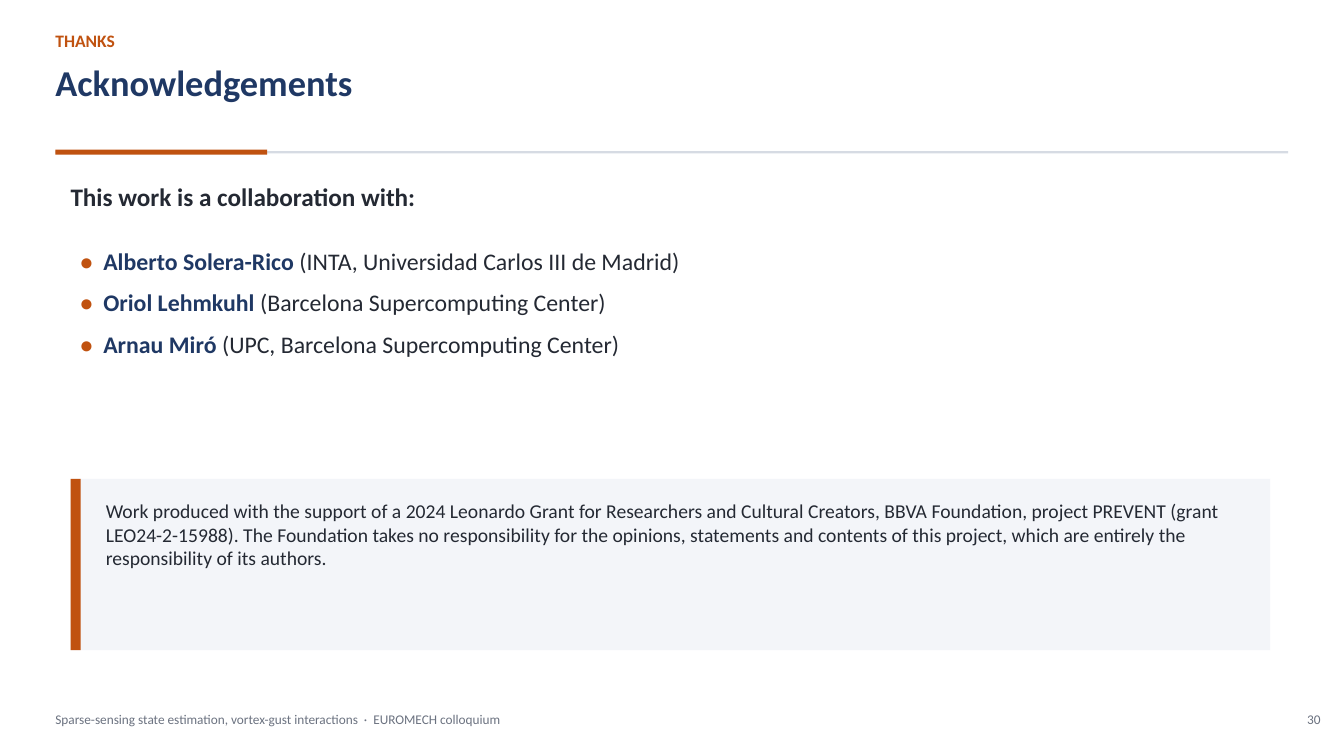
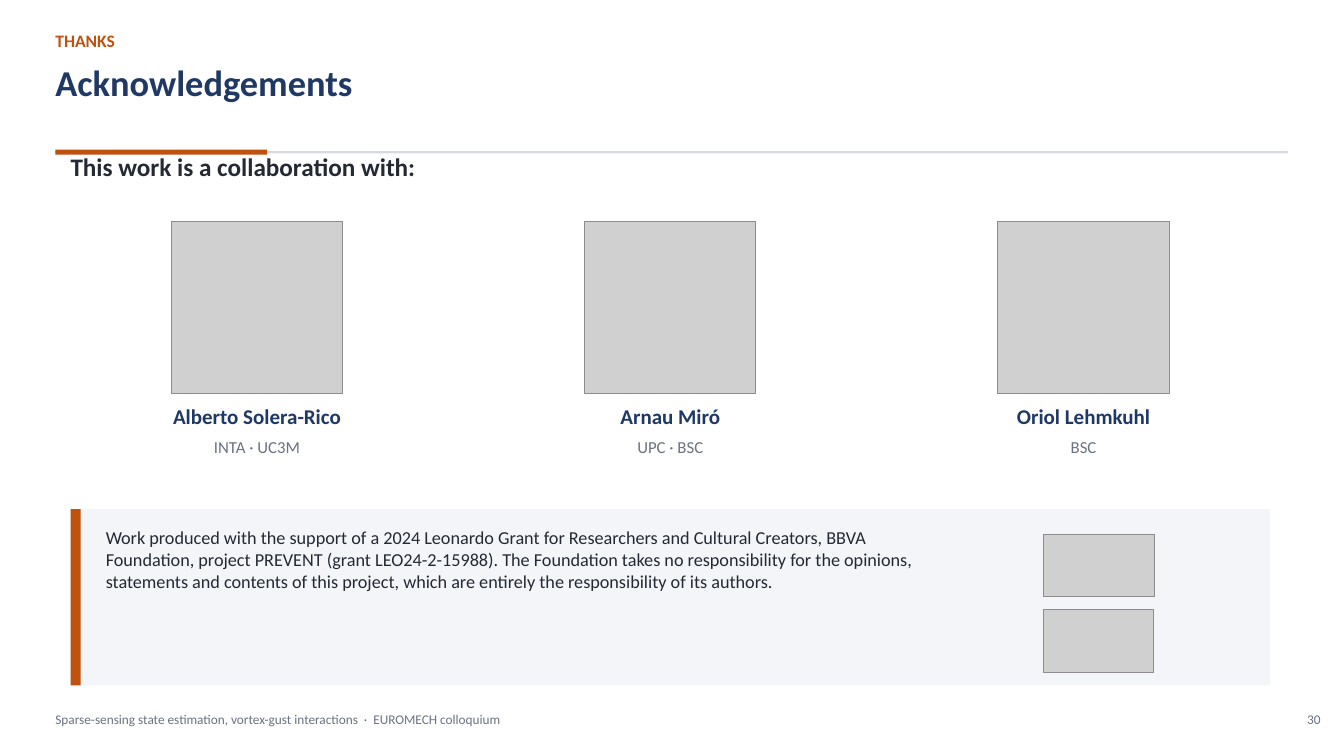
Before and after one commit to sanmi90/GUST-JEPA, a slide deck: slide 30 of paper/talk/euromech_gust_jepa.pptx. Drawn at 1344x756 pixels with LibreOffice and Linux fonts; fonts in the diff are those of the drawing; grey boxes stand for pictures. Boxes give left, top, right and bottom in pixels: in the first picture for what was removed or moved away, otherwise in the second. Text is boxed around its words. In the diff, an @@ line names an element or a change of style, - is before the commit and + after.

```diff
--- a/paper/talk/euromech_gust_jepa.pptx
+++ b/paper/talk/euromech_gust_jepa.pptx
@@ text "This work is a collaboration ..." moved from (x1=71, y1=188, x2=415, y2=206) to (x1=71, y1=158, x2=415, y2=176) @@
@@ picture added at (x1=171, y1=222, x2=343, y2=393) @@
@@ picture added at (x1=585, y1=222, x2=756, y2=393) @@
@@ picture added at (x1=998, y1=222, x2=1170, y2=393) @@
@@ text removed at (x1=103, y1=253, x2=679, y2=357) @@
-• Alberto Solera-Rico (INTA, Universidad Carlos III de Madrid)
-• Oriol Lehmkuhl (Barcelona Supercomputing Center)
-• Arnau Miró (UPC, Barcelona Supercomputing Center)
@@ text added at (x1=173, y1=409, x2=341, y2=453), 15 pt, text #1F3864, bold @@
+Alberto Solera-Rico
+INTA · UC3M
@@ text added at (x1=620, y1=409, x2=720, y2=453), 15 pt, text #1F3864, bold @@
+Arnau Miró
+UPC · BSC
@@ text added at (x1=1017, y1=409, x2=1150, y2=453), 15 pt, text #1F3864, bold @@
+Oriol Lehmkuhl
+BSC
@@ rectangle resized from (x1=71, y1=479, x2=1270, y2=650) to (x1=71, y1=509, x2=1270, y2=686) @@
@@ rectangle resized from (x1=71, y1=479, x2=81, y2=650) to (x1=71, y1=509, x2=81, y2=686) @@
@@ text "Work produced with the support ..." moved from (x1=106, y1=504, x2=1218, y2=568) to (x1=106, y1=531, x2=912, y2=591) @@
@@ text "Work produced with the support ..." at (x1=106, y1=531, x2=912, y2=591): size 14 to 13 pt @@
@@ picture added at (x1=1044, y1=534, x2=1154, y2=597) @@
@@ picture added at (x1=1044, y1=610, x2=1153, y2=673) @@
```
Also in this commit, not shown: 1 other slide changed, 3 other files.
